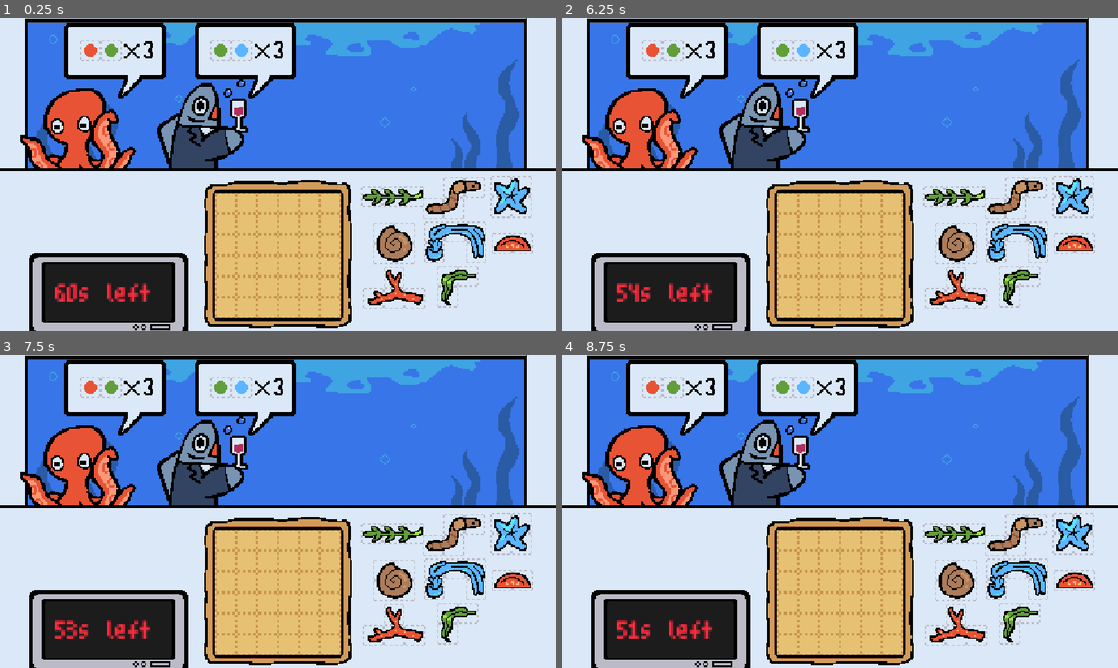
Above: before the commit, frames 1-4 (two rows, left to right).
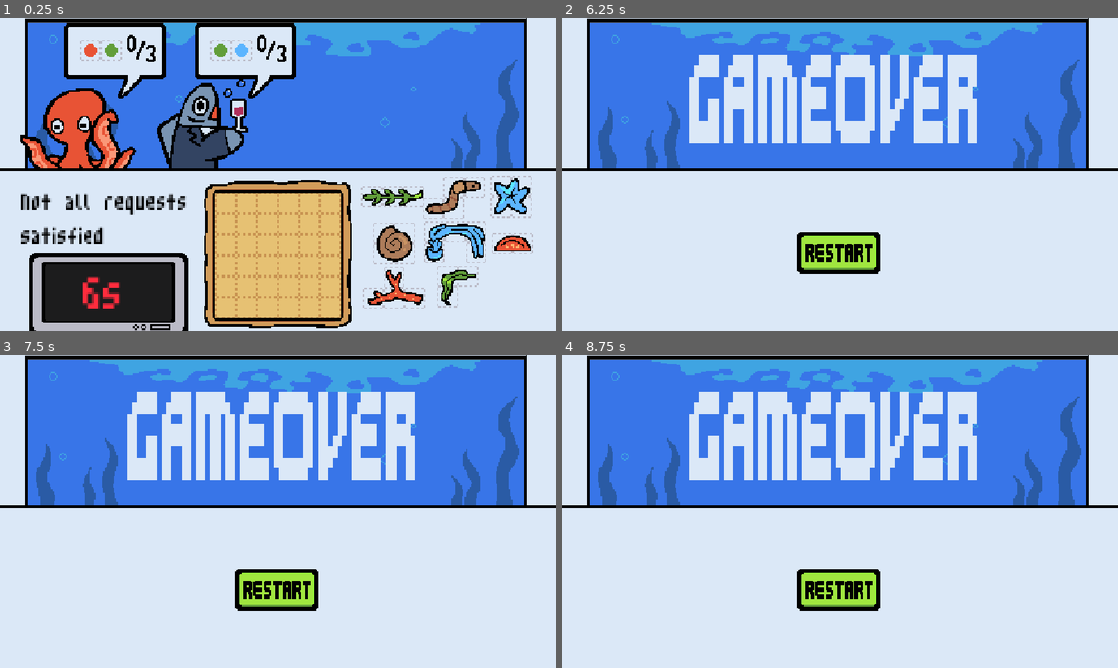
Above: after the commit, the same moments.

Repository: pavenpaven/gamejam-2026
Game: Godot game, scene res://Scenes/game.tscn
Two runs of this game, one before a commit and one after it. Both use one fixed random seed, a clock stepped at 60 frames per second and the inputs below.
Inputs (mouse positions are in pixels of both pictures, inside the frame that each line leads up to):
- Up to frame 1 (0.25 s): no input
- Up to frame 2 (6.25 s): tap Enter at 0.5, 4.25 s; move the mouse to (1062, 187) at 0.52 s; tap R every 0.75 s from 0.6 to 5.85 s; click (1062, 187) at 0.67 s; tap Space at 1.25 s; move the mouse to (995, 230) at 1.27 s; click (995, 230) at 1.42 s; move the mouse to (1017, 187) at 2.02 s; click (1017, 187) at 2.17 s; move the mouse to (1062, 243) at 2.77 s; click (1062, 243) at 2.92 s; move the mouse to (1006, 277) at 3.52 s; click (1006, 277) at 3.67 s; move the mouse to (956, 277) at 4.27 s; click (956, 277) at 4.42 s; move the mouse to (945, 233) at 5.02 s; click (945, 233) at 5.17 s; move the mouse to (934, 196) at 5.77 s; click (934, 196) at 5.92 s
- Up to frame 3 (7.5 s): move the mouse to (144, 574) at 6.52 s; tap R at 6.6, 7.35 s; click (144, 574) at 6.67 s; tap Space at 7.25 s; move the mouse to (166, 527) at 7.27 s; click (166, 527) at 7.42 s
- Up to frame 4 (8.75 s): move the mouse to (895, 442) at 8.02 s; tap R at 8.1 s; click (895, 442) at 8.17 s

The runs differ from the first frame. In frame 1, 2.5% of the frame differs, in the area x 3-52%, y 5-93%; in frame 2, 42%, in the area x 3-96%, y 1-100%; in frame 3, 42%; in frame 4, 42%.

Commit message:
testable

Diff:
--- a/Scenes/character.tscn
+++ b/Scenes/character.tscn
@@ -502,3 +502,7 @@
 [node name="Face" type="Sprite2D" parent="." unique_id=1100801425]
 position = Vector2(58, -30)
 texture = ExtResource("12_l1rcp")
+
+[node name="Message5" type="Sprite2D" parent="." unique_id=235162677]
+position = Vector2(45, -51)
+texture = ExtResource("11_le1tg")
--- a/Scenes/game.tscn
+++ b/Scenes/game.tscn
@@ -39,13 +39,13 @@
 [node name="Game" type="Node2D" unique_id=1385651455]
 script = ExtResource("1_ebmjs")
 
-[node name="Buttonclicked" type="Sprite2D" parent="." unique_id=1773152416]
-position = Vector2(-101, 34)
-texture = ExtResource("2_v158k")
-
 [node name="AnimatedSprite2D" type="AnimatedSprite2D" parent="." unique_id=429753201]
 sprite_frames = SubResource("SpriteFrames_lcbng")
 autoplay = "default"
+
+[node name="Buttonclicked" type="Sprite2D" parent="." unique_id=1773152416]
+position = Vector2(-131, 17)
+texture = ExtResource("2_v158k")
 
 [node name="table3" type="Sprite2D" parent="." unique_id=159096589]
 position = Vector2(-205, 17)
@@ -106,13 +106,13 @@
 type = 7
 
 [node name="Sprite2D" type="Sprite2D" parent="." unique_id=1826442636]
-position = Vector2(-101, 34)
+position = Vector2(-131, 17)
 texture = ExtResource("4_3dryh")
 
 [node name="Area2D" type="Area2D" parent="." unique_id=1988183933]
 
 [node name="CollisionShape2D" type="CollisionShape2D" parent="Area2D" unique_id=788803187]
-position = Vector2(-102, 35)
+position = Vector2(-132, 17)
 shape = SubResource("RectangleShape2D_4ev0h")
 
 [node name="AudioStreamPlayer" type="AudioStreamPlayer" parent="." unique_id=1217599994]
@@ -128,13 +128,25 @@
 texture = ExtResource("9_ldgsr")
 
 [node name="Timertext" type="Label" parent="." unique_id=1081582067]
-offset_left = -171.0
-offset_top = 61.0
-offset_right = -78.0
-offset_bottom = 93.0
+offset_left = -150.0
+offset_top = 48.0
+offset_right = -57.0
+offset_bottom = 99.0
 theme_override_colors/font_color = Color(1, 0.17254902, 0.23921569, 1)
 theme_override_fonts/font = ExtResource("9_h4fw4")
-theme_override_font_sizes/font_size = 37
+theme_override_font_sizes/font_size = 64
 text = "nd"
 
+[node name="Mess" type="Label" parent="." unique_id=995150501]
+offset_left = -197.0
+offset_top = -7.0
+offset_right = -75.0
+offset_bottom = 19.0
+theme_override_colors/font_color = Color(0, 0, 0, 1)
+theme_override_constants/line_spacing = 0
+theme_override_fonts/font = ExtResource("9_h4fw4")
+theme_override_font_sizes/font_size = 32
+text = "You are mr gay"
+
 [connection signal="input_event" from="Area2D" to="." method="_button_event"]
+[connection signal="timeout" from="Timer" to="." method="_on_timer_timeout"]
--- /dev/null
+++ b/Scenes/gameover.tscn
@@ -0,0 +1,90 @@
+[gd_scene format=3 uid="uid://714bx4v76gok"]
+
+[ext_resource type="Script" uid="uid://c5p3xlpldamfe" path="res://Scripts/gameover.gd" id="1_bb3cs"]
+[ext_resource type="Texture2D" uid="uid://itwv4aymht1f" path="res://Assets/Textures/background_sea_sprite_sheet.PNG" id="2_opou1"]
+[ext_resource type="Texture2D" uid="uid://c6h28xinkfnwr" path="res://Assets/Textures/texture_gameover.PNG" id="4_a57xw"]
+[ext_resource type="Texture2D" uid="uid://7qviljphvfs4" path="res://Assets/Textures/fish_resturant_table.png" id="4_rdsaq"]
+[ext_resource type="Texture2D" uid="uid://c8sqva83luw0c" path="res://Assets/Textures/button_restart.PNG" id="5_qjy16"]
+[ext_resource type="Texture2D" uid="uid://bkjoafjfdi2le" path="res://Assets/Textures/butten_restart_pushed.PNG" id="6_26hfm"]
+[ext_resource type="AudioStream" uid="uid://dmr56fex4n0jx" path="res://Assets/Sounds/quiet_pizza_music.mp3" id="7_a57xw"]
+
+[sub_resource type="AtlasTexture" id="AtlasTexture_v158k"]
+atlas = ExtResource("2_opou1")
+region = Rect2(0, 0, 384, 256)
+
+[sub_resource type="AtlasTexture" id="AtlasTexture_h4fw4"]
+atlas = ExtResource("2_opou1")
+region = Rect2(384, 0, 384, 256)
+
+[sub_resource type="SpriteFrames" id="SpriteFrames_lcbng"]
+animations = [{
+"frames": [{
+"duration": 1.0,
+"texture": SubResource("AtlasTexture_v158k")
+}, {
+"duration": 1.0,
+"texture": SubResource("AtlasTexture_h4fw4")
+}],
+"loop": 1,
+"name": &"default",
+"speed": 5.0
+}]
+
+[sub_resource type="RectangleShape2D" id="RectangleShape2D_lcbng"]
+size = Vector2(63, 31)
+
+[node name="Game" type="Node2D" unique_id=1385651455]
+script = ExtResource("1_bb3cs")
+
+[node name="AnimatedSprite2D" type="AnimatedSprite2D" parent="." unique_id=429753201]
+sprite_frames = SubResource("SpriteFrames_lcbng")
+autoplay = "default"
+
+[node name="table3" type="Sprite2D" parent="." unique_id=159096589]
+position = Vector2(-205, 17)
+rotation = 1.5707964
+texture = ExtResource("4_rdsaq")
+
+[node name="table2" type="Sprite2D" parent="." unique_id=162145225]
+position = Vector2(202, 25)
+rotation = -1.5707964
+texture = ExtResource("4_rdsaq")
+
+[node name="table" type="Sprite2D" parent="." unique_id=297293345]
+position = Vector2(0.5000019, -4)
+scale = Vector2(1.1119791, 1)
+texture = ExtResource("4_rdsaq")
+
+[node name="table4" type="Sprite2D" parent="." unique_id=1413958192]
+position = Vector2(-2, -142)
+rotation = 3.1415927
+texture = ExtResource("4_rdsaq")
+
+[node name="Camera2D" type="Camera2D" parent="." unique_id=703375740]
+offset = Vector2(0, -12)
+zoom = Vector2(2.7, 2.7)
+
+[node name="Sprite2D" type="Sprite2D" parent="." unique_id=1943408077]
+position = Vector2(17, -10)
+texture = ExtResource("4_a57xw")
+
+[node name="Button" type="Sprite2D" parent="." unique_id=1740355626]
+position = Vector2(-1, 48)
+texture = ExtResource("5_qjy16")
+
+[node name="Buttonpressed" type="Sprite2D" parent="." unique_id=1675952688]
+z_index = -1
+position = Vector2(-1, 48)
+texture = ExtResource("6_26hfm")
+
+[node name="Area2D" type="Area2D" parent="." unique_id=2078520164]
+
+[node name="CollisionShape2D" type="CollisionShape2D" parent="Area2D" unique_id=1292235645]
+position = Vector2(-0.5, 47.5)
+shape = SubResource("RectangleShape2D_lcbng")
+
+[node name="AudioStreamPlayer2D" type="AudioStreamPlayer2D" parent="." unique_id=1428600700]
+stream = ExtResource("7_a57xw")
+autoplay = true
+
+[connection signal="input_event" from="Area2D" to="." method="_on_area_2d_input_event"]
--- a/Scripts/Globals.gd
+++ b/Scripts/Globals.gd
@@ -60,6 +60,7 @@
 
 var num_texs = []
 var num_paths = [
+	"texture_0.PNG",
 	"texture_1.PNG",
 	"texture_2.PNG",
 	"texture_3.PNG",
@@ -67,6 +68,7 @@
 	]
 
 var x_tex
+var slash_tex
 
 func _ready():
 	randomize()
@@ -88,6 +90,9 @@
 
 	var im = Image.load_from_file("res://Assets/Textures/texture_x.PNG")
 	x_tex = ImageTexture.create_from_image(im)
+
+	im = Image.load_from_file("res://Assets/Textures/texture_slash.PNG")
+	slash_tex = ImageTexture.create_from_image(im)
 
 	im = Image.load_from_file("res://Assets/Textures/show_neighbor_good.PNG")
 	neigh_good_tex = ImageTexture.create_from_image(im)
--- a/Scripts/character.gd
+++ b/Scripts/character.gd
@@ -5,6 +5,7 @@
 @onready var mes2   = $Message2
 @onready var mes3   = $Message3
 @onready var mes4   = $Message4
+@onready var mes5   = $Message5
 @onready var face   = $Face
 @onready var text   = $Text
 
@@ -20,20 +21,27 @@
 	if request["type"] == 0:
 		mes1.texture = Globals.color_symbol_texs[request["cola"]]
 		mes2.texture = Globals.color_symbol_texs[request["colb"]]
-		mes3.texture = Globals.x_tex
-		mes4.texture = Globals.num_texs[request["num"] - 1]
+		mes3.texture = Globals.slash_tex
+		mes4.texture = Globals.num_texs[request["num"]]
+		mes5.texture = Globals.num_texs[0]
+
+		mes5.position += Vector2(3,4)
+		mes3.position += Vector2(10,0)
+		mes4.position += Vector2(2,3)
 
 		var offset = Vector2(-2,0)
 		mes1.position += offset
 		mes2.position += offset
 		mes3.position += offset
 		mes4.position += offset
+		mes5.position += offset
 
 	if request["type"] == 1:
 		mes1.texture = Globals.color_symbol_texs[request["cola"]]
 		mes2.texture = Globals.separate_symbol_tex
 		mes3.texture = Globals.color_symbol_texs[request["colb"]]
 		mes4.z_index = -1
+		mes5.z_index = -1
 
 
 # Called every frame. 'delta' is the elapsed time since the previous frame.
--- a/Scripts/game.gd
+++ b/Scripts/game.gd
@@ -6,6 +6,7 @@
 @onready var button      = $Sprite2D
 @onready var timertext   = $Timertext
 @onready var timer       = $Timer
+@onready var mess        = $Mess
 @onready var ingredients = [
 	$Ingredient, $Ingredient2, $Ingredient3
 	, $Ingredient4, $Ingredient5, $Ingredient6
@@ -16,7 +17,7 @@
 var characters = []
 var challange
 
-var timer_length = 60
+var timer_length = 6
 var round_num    = 0
 
 # Called when the node enters the scene tree for the first time.
@@ -27,7 +28,7 @@
 
 func satisfied(req):
 	if req["type"] == 0:
-		return board.border_between(req["cola"], req["colb"]) > 2
+		return board.border_between(req["cola"], req["colb"]) >= req["num"]
 	if req["type"] == 1:
 		return board.border_between(req["cola"], req["colb"]) == 0
 	return false
@@ -39,14 +40,25 @@
 		if not i.onboard:
 			all_ingredients_onboard = false
 
-	if all_ingredients_onboard:
-		var all_reqs_satisfied = true
-		for req in challange:
-			if not satisfied(req):
-				all_reqs_satisfied = false
-		can_serve = all_reqs_satisfied
-	else:
+	var all_reqs_satisfied = true
+
+	for req in challange:
+		if not satisfied(req):
+			all_reqs_satisfied = false
+	if not all_reqs_satisfied:
+		mess.text = "Not all requests \nsatisfied"
+		mess.z_index = 0
 		can_serve = false
+		return
+	if not all_ingredients_onboard:
+		mess.text = "Not all \ningredients used"
+		mess.z_index = 0
+		can_serve = false
+		return
+	can_serve = true
+	mess.z_index = -1
+
+
 
 
 
@@ -138,7 +150,7 @@
 func _process(delta: float) -> void:
 	var time_left = int(round(timer.time_left))
 
-	timertext.text = str(time_left) + "s left"
+	timertext.text = str(time_left) + "s"
 
 	if can_serve:
 		button.z_index = 0
@@ -174,14 +186,16 @@
 	for i in range(len(challange)):
 		var req = challange[i]
 		if req["type"] == 0:
-			if satisfied(req):
-				var chara = characters[i]
+			var between = board.border_between(req["cola"], req["colb"])
+			between = min(req["num"], between)
+			var chara  = characters[i]
+			if between >= req["num"]:
 				chara.sprite.animation = "happy_" + str(chara.character_id)
 				chara.face.z_index = 1
 			else:
-				var chara = characters[i]
 				chara.sprite.animation = "normal_" + str(chara.character_id)
 				chara.face.z_index = -1
+			chara.mes5.texture = Globals.num_texs[between]
 		if req["type"] == 1:
 			if satisfied(req):
 				var chara = characters[i]
@@ -263,4 +277,5 @@
 
 
 func _on_timer_timeout() -> void:
-	print("dead")
+	print("change")
+	get_tree().change_scene_to_file("res://Scenes/gameover.tscn")
--- /dev/null
+++ b/Scripts/gameover.gd
@@ -0,0 +1,12 @@
+extends Node2D
+
+
+# Called when the node enters the scene tree for the first time.
+func _ready() -> void:
+	pass # Replace with function body.
+
+func _on_area_2d_input_event(viewport: Node, event: InputEvent, shape_idx: int) -> void:
+	if event is InputEventMouseButton:
+		if event.button_index == 1:
+			if event.pressed:
+				get_tree().change_scene_to_file("res://Scenes/game.tscn")
Not shown, changed: Assets/Sounds/quiet_pizza_music.mp3.import
Not shown, added: Scripts/gameover.gd.uid
